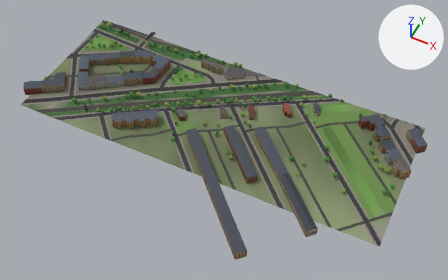
What one commit did to the glTF model glasgow-subway/data/city/city_6_10.glb.
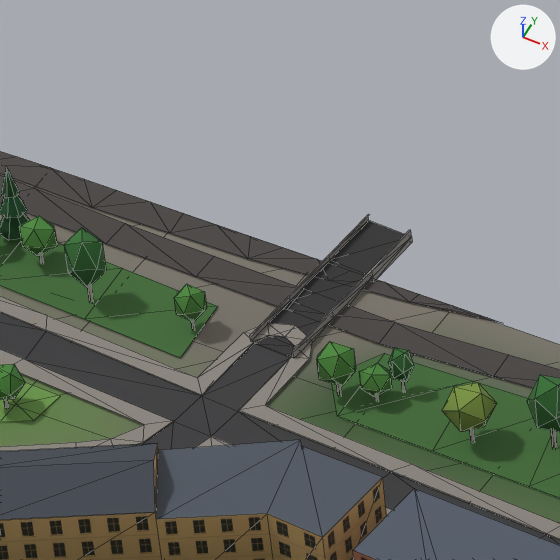
Each version appears first whole from a camera (50 mm lens) standing at (-88.0, -3110.0, 617.0) and looking at (-326.0, -2634.0, 23.0), and next in a close-up on the part from 27% to 38% of the width and 5% to 22% of the height. Lighting does not change. The marker at upper right points along +X, +Y and +Z. The first two pictures are the older version. The close-ups show mesh edges as thin lines. Where no turn or scale is listed for an object, it has been applied to the vertices. Vertices at exactly the same position are counted once.

In view in the first close-up: 'buildings_6_10', 'green_6_10', 'green_tree_a.059', 'green_tree_a.061', 'green_tree_a.062', 'green_tree_b.037', 'green_tree_c.025', 'green_tree_c.027', 'green_tree_conifer.148', 'rail_6_10', 'roads_6_10', 'terrain_6_10' and 3 more.
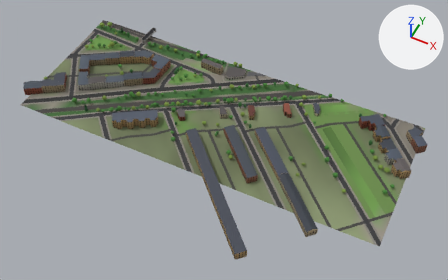
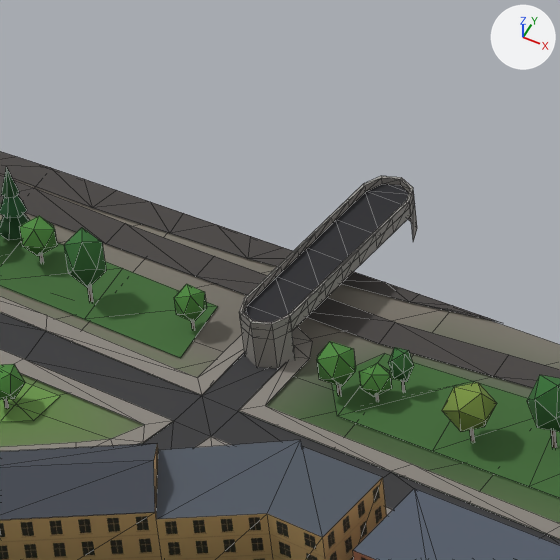
Where the newer file only moved an object's origin or applied its transform, the numbers keep the older frame.

Pixel boxes (x1, y1, x2, y2) of what changed, in the close-ups (560 x 560 px):
'roads_6_10', reshaped: before (0, 214, 560, 545); after (0, 176, 560, 545)
part 1 of me_roads_6_10, added: after (240, 184, 411, 331)
part 2 of me_roads_6_10, built on: before (197, 214, 412, 410); after (197, 176, 417, 410)

The change in detail:
me_roads_6_10 is used by ob_roads_6_10; location (-350.0, -2595.4, 25.9).
me_roads_6_10 had 858 vertices, 808 faces and spanned x -250.0..250.0, y -105.0..105.0, z -3.0..3.0.
me_roads_6_10 now has 951 vertices, 896 faces and spans x -250.0..250.0, y -105.0..108.0, z -3.0..8.0.
me_roads_6_10 part 1: a new loose piece of 16 vertices spanning x -170.0..-161.0, y 75.0..108.0, z 7.0, in mat_mat_road.
Part 2, on me_roads_6_10:
24 vertices are removed from x -169.0..-161.0, y 78.0..105.0, z 0.0..3.0.
54 faces are deleted.
6 vertices move from x -169.0..-162.0, y 87.0..105.0, z 1.0..3.0 to x -168.0..-162.0, y 105.0..108.0, z 2.0..8.0.
99 vertices are added at x -170.0..-161.0, y 75.0..108.0, z 0.0..8.0.
6 new faces join them, mat_mat_pavement.
122 new faces join them, mat_mat_bridge.
Other edits to the shape of me_roads_6_10 do not show in these pictures.
